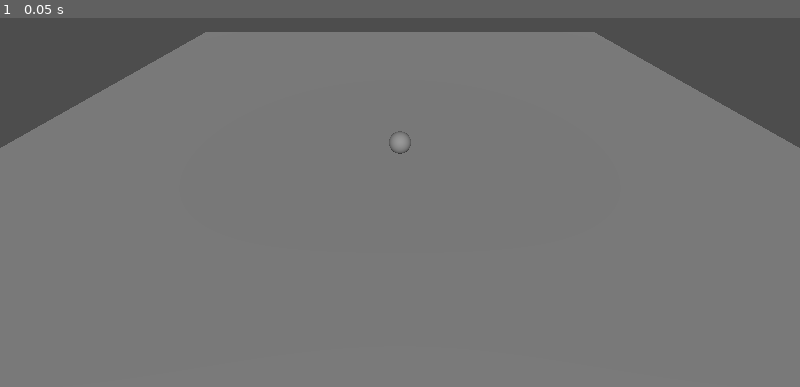
Above: before the commit, frame 1.
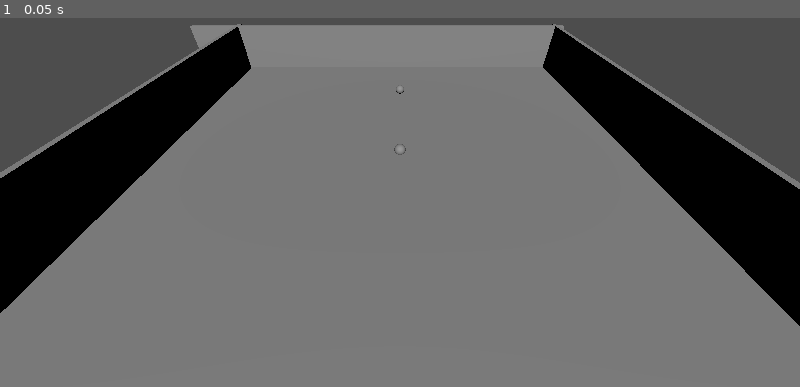
Above: after the commit, the same moment.

Repository: Gr0minet/ggj2025
Game: Godot game, scene res://scenes/test3D.tscn
Same seed, same stepped clock (60 frames per second), same inputs: the game is played once before the commit and once after it. This scene is started directly instead of the project's main scene.
Inputs:
- Up to frame 1 (0.05 s): no input

The runs differ from the first frame. In frame 1, 20% of the frame differs, in the area x 0-100%, y 1-84%.

Commit message:
add clunky bouncing movement

Diff:
--- a/godot/scenes/test3D.tscn
+++ b/godot/scenes/test3D.tscn
@@ -11,11 +11,15 @@
 
 [node name="Bubble" parent="." instance=ExtResource("1_ychtd")]
 transform = Transform3D(1, 0, 0, 0, 1, 0, 0, 0, 1, 0, 0.8946, 0)
-acceleration = 0.15
+gravity_scale = 0.0
+
+[node name="Bubble2" parent="." instance=ExtResource("1_ychtd")]
+transform = Transform3D(1, 0, 0, 0, 1, 0, 0, 0, 1, 0, 0.8946, -3.03029)
+player_device_id = 1
 gravity_scale = 0.0
 
 [node name="Camera3D" type="Camera3D" parent="."]
-transform = Transform3D(1, 0, 0, 0, 0.774746, 0.632273, 0, -0.632273, 0.774746, 0, 2.79665, 2.67424)
+transform = Transform3D(1, 0, 0, 0, 0.774746, 0.632273, 0, -0.632273, 0.774746, 0, 4.79536, 5.22092)
 
 [node name="StaticBody3D" type="StaticBody3D" parent="."]
 collision_layer = 2
@@ -28,5 +32,53 @@
 transform = Transform3D(1, 0, 0, 0, 1, 0, 0, 0, 1, 0.00421143, -0.195557, -0.0159302)
 shape = SubResource("BoxShape3D_gejmw")
 
+[node name="wall" type="StaticBody3D" parent="."]
+transform = Transform3D(-4.37114e-08, 1, 0, -1, -4.37114e-08, 0, 0, 0, 1, -6.36537, -4.55226, 0)
+collision_layer = 2
+
+[node name="MeshInstance3D" type="MeshInstance3D" parent="wall"]
+transform = Transform3D(12.456, 0, 0, 0, 0.152979, 0, 0, 0, 14.5363, 0, 0, 0)
+mesh = SubResource("BoxMesh_du6xf")
+
+[node name="CollisionShape3D" type="CollisionShape3D" parent="wall"]
+transform = Transform3D(1, 0, 0, 0, 1, 0, 0, 0, 1, 0.00421143, -0.195557, -0.0159302)
+shape = SubResource("BoxShape3D_gejmw")
+
+[node name="wall2" type="StaticBody3D" parent="."]
+transform = Transform3D(-4.37114e-08, 1, 0, -1, -4.37114e-08, 0, 0, 0, 1, 6.10948, -4.55226, 0)
+collision_layer = 2
+
+[node name="MeshInstance3D" type="MeshInstance3D" parent="wall2"]
+transform = Transform3D(12.456, 0, 0, 0, 0.152979, 0, 0, 0, 14.5363, 0, 0, 0)
+mesh = SubResource("BoxMesh_du6xf")
+
+[node name="CollisionShape3D" type="CollisionShape3D" parent="wall2"]
+transform = Transform3D(1, 0, 0, 0, 1, 0, 0, 0, 1, 0.00421143, -0.195557, -0.0159302)
+shape = SubResource("BoxShape3D_gejmw")
+
+[node name="wall3" type="StaticBody3D" parent="."]
+transform = Transform3D(1.91069e-15, -4.37114e-08, -1, -1, -4.37114e-08, 0, -4.37114e-08, 1, -4.37114e-08, -0.890522, -4.55226, 7)
+collision_layer = 2
+
+[node name="MeshInstance3D" type="MeshInstance3D" parent="wall3"]
+transform = Transform3D(12.456, 0, 0, 0, 0.152979, 0, 0, 0, 14.5363, 0, 0, 0)
+mesh = SubResource("BoxMesh_du6xf")
+
+[node name="CollisionShape3D" type="CollisionShape3D" parent="wall3"]
+transform = Transform3D(1, 0, 0, 0, 1, 0, 0, 0, 1, 0.00421143, -0.195557, -0.0159302)
+shape = SubResource("BoxShape3D_gejmw")
+
+[node name="wall4" type="StaticBody3D" parent="."]
+transform = Transform3D(1.91069e-15, -4.37114e-08, -1, -1, -4.37114e-08, 0, -4.37114e-08, 1, -4.37114e-08, -0.890522, -4.55226, -7)
+collision_layer = 2
+
+[node name="MeshInstance3D" type="MeshInstance3D" parent="wall4"]
+transform = Transform3D(12.456, 0, 0, 0, 0.152979, 0, 0, 0, 14.5363, 0, 0, 0)
+mesh = SubResource("BoxMesh_du6xf")
+
+[node name="CollisionShape3D" type="CollisionShape3D" parent="wall4"]
+transform = Transform3D(1, 0, 0, 0, 1, 0, 0, 0, 1, 0.00421143, -0.195557, -0.0159302)
+shape = SubResource("BoxShape3D_gejmw")
+
 [node name="DirectionalLight3D" type="DirectionalLight3D" parent="."]
 transform = Transform3D(1, 0, 0, 0, 0.752817, 0.65823, 0, -0.65823, 0.752817, 0, 2.52747, 0)
--- a/godot/scripts/bubble.gd
+++ b/godot/scripts/bubble.gd
@@ -3,7 +3,8 @@
 
 
 @export_range(0,4) var player_device_id:int = 0
-@export var acceleration : float = 0.05
+@export var acceleration : float = 20
+@export var deceleration : float = 5
 @export var max_speed : float = 30.0
 const JUMP_VELOCITY = 400.5
 @export var gravity_scale:float = 1.0
@@ -24,15 +25,15 @@
 
 	# Get the input direction and handle the movement/deceleration.
 	var direction := (transform.basis * Vector3(_input_dir.x, 0, _input_dir.y)).normalized()
-	print(_input_dir, direction)
 	if direction:
-		velocity.x = move_toward(velocity.x, max_speed, acceleration * direction.x)
-		velocity.z = move_toward(velocity.z, max_speed, acceleration * direction.z)
+		velocity.x = move_toward(velocity.x, max_speed, acceleration * direction.x * delta)
+		velocity.z = move_toward(velocity.z, max_speed, acceleration * direction.z * delta)
 	else:
-		velocity.x = move_toward(velocity.x, 0, acceleration)
-		velocity.z = move_toward(velocity.z, 0, acceleration)
+		velocity.x = move_toward(velocity.x, 0, deceleration*delta)
+		velocity.z = move_toward(velocity.z, 0, deceleration*delta)
 
-	move_and_slide()
+	var collision : KinematicCollision3D = move_and_collide(velocity * delta)
+	_handle_collision(collision, true)
 
 func _unhandled_input(event: InputEvent) -> void:
 
@@ -47,3 +48,33 @@
 				_input_dir.x = axis_value if abs(axis_value) >= DEAD_ZONE else 0.0
 			JOY_AXIS_LEFT_Y, JOY_AXIS_RIGHT_Y:
 				_input_dir.y = axis_value if abs(axis_value) >= DEAD_ZONE else 0.0
+
+
+func _handle_collision(collision : KinematicCollision3D, debug:bool=false) -> void:
+	if not collision:
+		return
+
+	if velocity.length() < 0.05:
+		return
+
+	var collider := collision.get_collider()
+	var velocity_to_collider:float = 0.7
+	var velocity_to_self:float = 0.3 # bounce back
+	var repulsion_vector:Vector3 = collision.get_normal()
+
+	if debug:
+		print("%s collides with %s (%s)" % [name, collider.name, collider])
+
+	# walls are not moved
+	if collider is StaticBody3D:
+		velocity_to_collider = 0.0
+		velocity_to_self = 0.9 # not 1 because y a de la perte
+
+	if not is_zero_approx(velocity_to_collider):
+		collider.velocity += velocity.bounce(repulsion_vector) * velocity_to_collider * -1
+		if collider.velocity.length() > max_speed:
+			collider.velocity = collider.velocity.normalized() * max_speed
+
+	velocity += velocity.bounce(collision.get_normal()) * velocity_to_self
+	if velocity.length() > max_speed:
+		velocity = velocity.normalized() * max_speed
--- /dev/null
+++ b/godot/scripts/debug_draw.gd
@@ -0,0 +1,26 @@
+extends CanvasItem
+
+@export var debug_mode:bool = true
+@export var debug_target:Bubble = null
+
+# Called when the node enters the scene tree for the first time.
+func _ready() -> void:
+	pass # Replace with function body.
+
+
+
+
+
+func _process(_delta:float) -> void:
+	if not debug_mode:
+		return
+	if not debug_target:
+		return;
+
+	queue_redraw()
+
+func _draw() -> void:
+	# draw motion vector
+	var position:Vector3 = debug_target.position
+	var velocity:Vector3 = debug_target.velocity
+	draw_line(position, position+velocity, Color.GREEN, 2.0)
